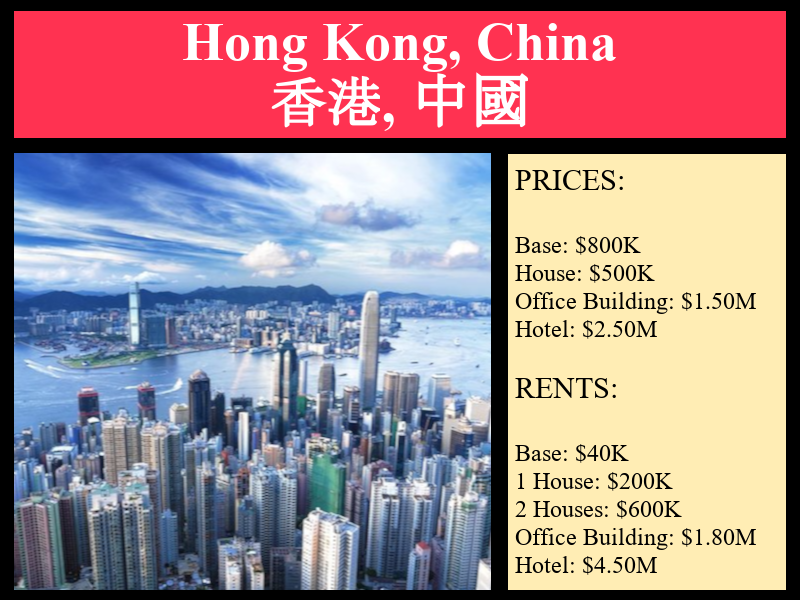
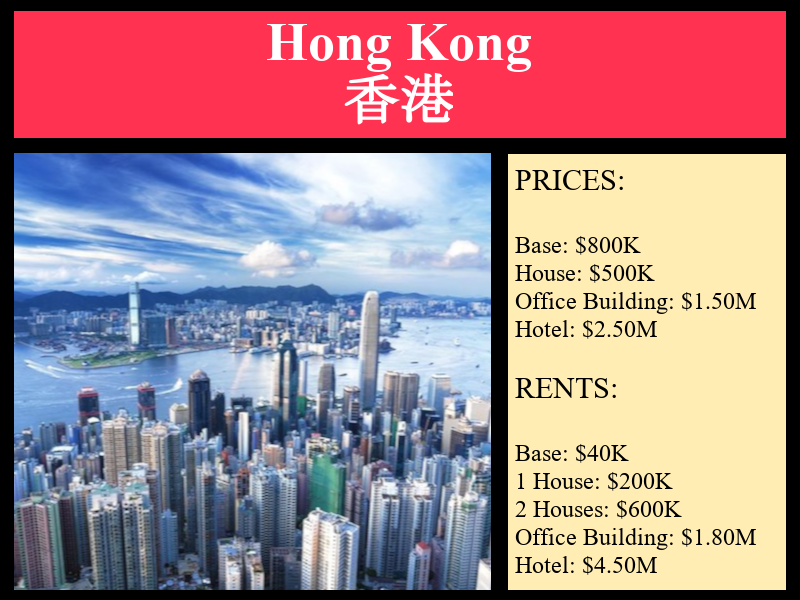
The second 800 × 600 image is a revision of the first. Changes to its layers:
renamed "Hong Kong, China ..." to "Hong Kong ...", painted on it over left=183, top=23, right=616, bottom=131
